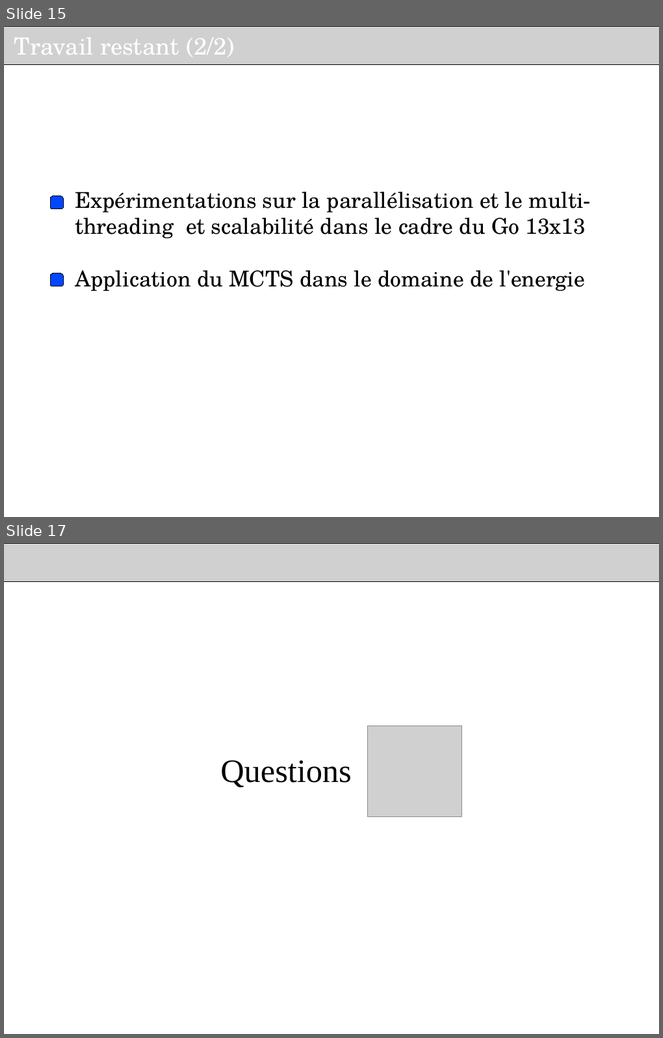
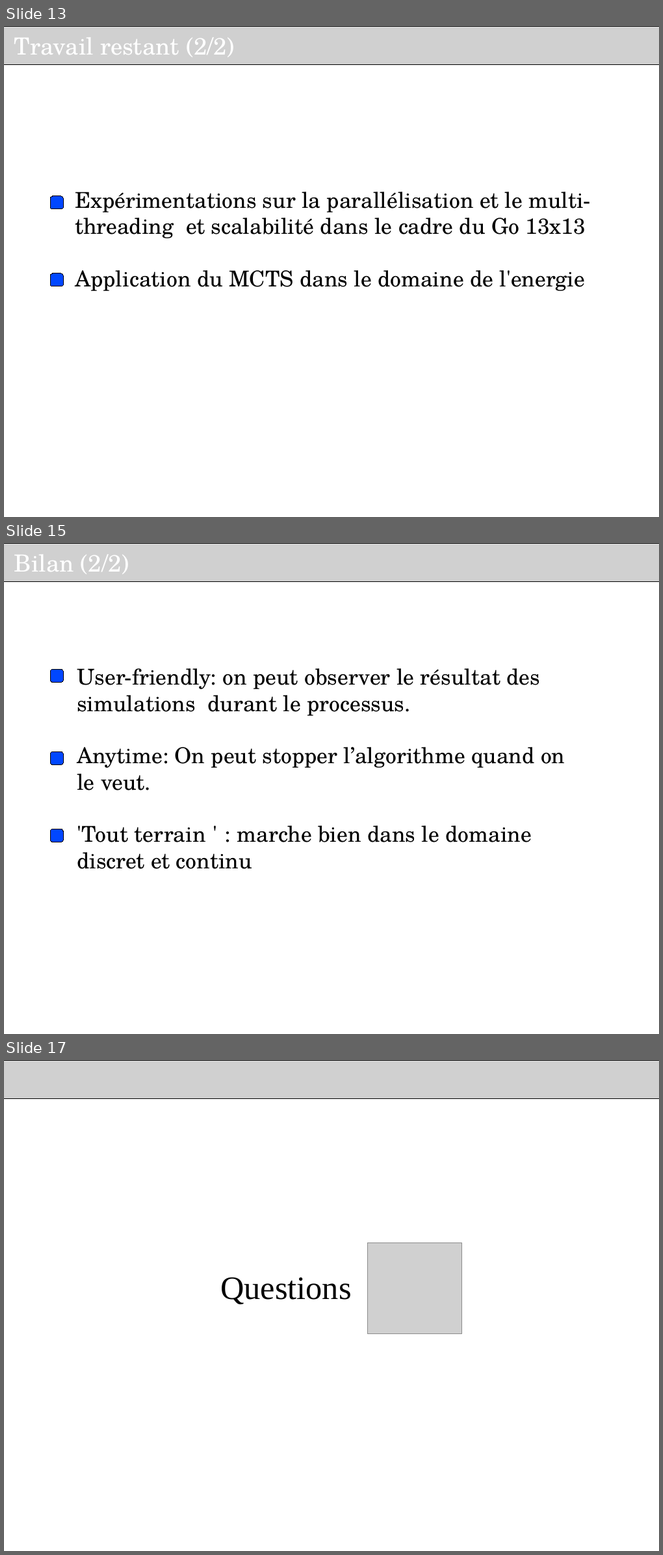
Before and after one commit to haspeleo/Android-Dev, a slide deck: MCTS/Soutenance_INRIA_V2.odp. Shown one above the other, each under a label of ours: slides 15 and 17 before the commit, slides 13, 15 and 17 after it; the slides between them are not shown. The pictures are 663x1038 and 663x1555 pixels, drawn with LibreOffice and Linux fonts; fonts in the diff are those of the drawing; grey boxes stand for pictures; background and template pictures are left out. Boxes give left, top, right and bottom in pixels: in the first picture for what was removed or moved away, otherwise in the second. Text is boxed around its words. In the diff, an @@ line names an element or a change of style, - is before the commit and + after.

```diff
--- a/MCTS/Soutenance_INRIA_V2.odp
+++ b/MCTS/Soutenance_INRIA_V2.odp
@@ slide 15 added at [4, 543, 659, 1034], background #FFFFFF @@
@@ picture added at [4, 543, 659, 581], 26 pt, text #FFFFFF @@
+Bilan (2/2)
@@ rounded rectangle added at [51, 670, 64, 683], fill #0047FF, outline #000000 0 pt @@
@@ text added at [77, 668, 565, 869], 24 pt, text #000000 @@
+User-friendly: on peut observer le résultat des simulations durant le processus.
+Anytime: On peut stopper l’algorithme quand on le veut.
+'Tout terrain ' : marche bien dans le domaine discret et continu
@@ rounded rectangle added at [51, 752, 64, 765], fill #0047FF, outline #000000 0 pt @@
@@ rounded rectangle added at [51, 829, 64, 843], fill #0047FF, outline #000000 0 pt @@
@@ what was slide 15 is now slide 13 @@
```
Also in this commit, not shown: 6 slides changed, 3 other slides added, 4 slides removed, 1 other file.
